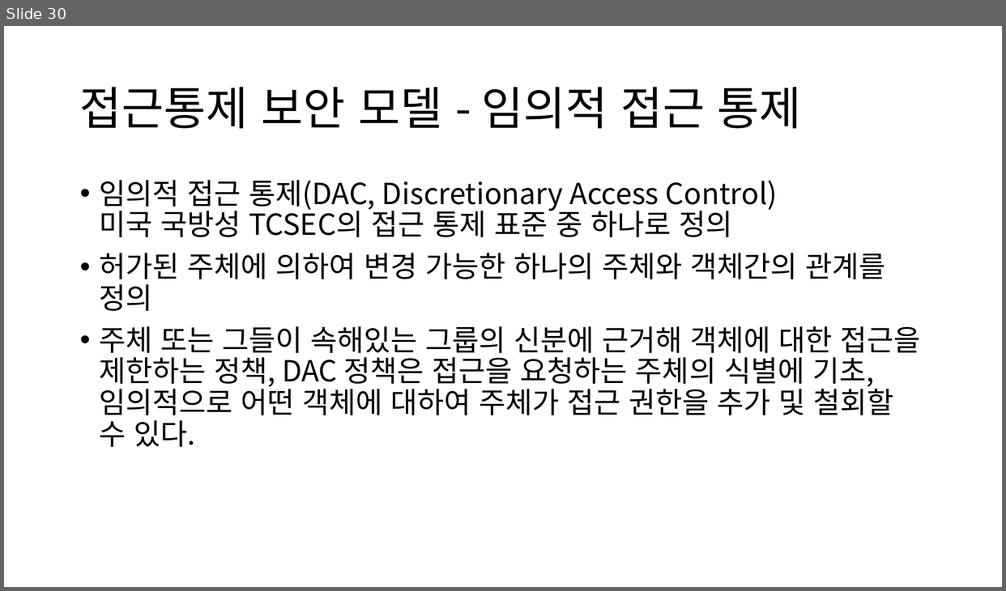
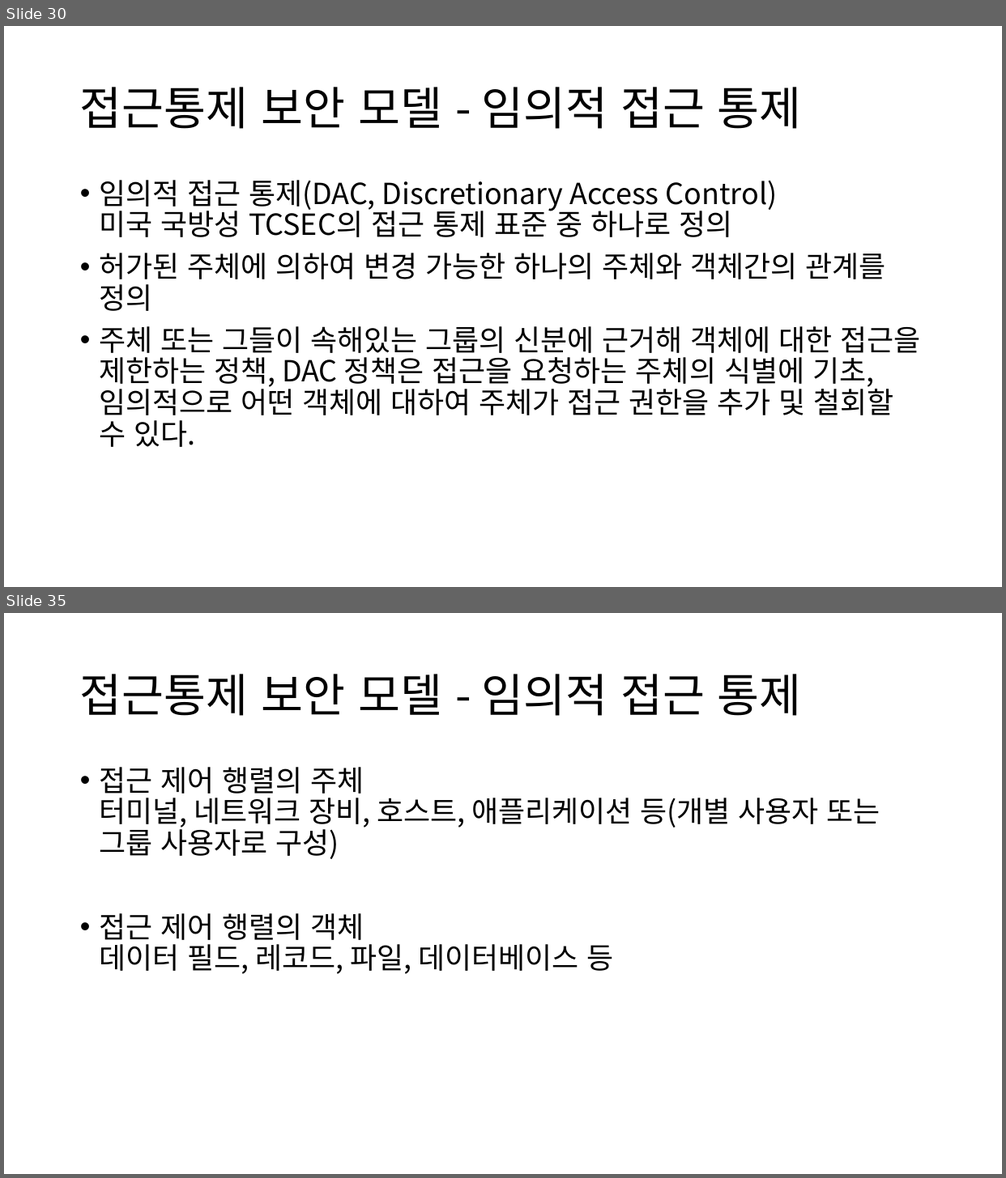
Before and after one commit to YJLII/Security, a slide deck: 정보보호론 Part 03 접근통제.pptx. Shown one above the other, each under a label of ours: slide 30 before the commit, slides 30 and 35 after it; the slides between them are not shown. The pictures are 1006x591 and 1006x1178 pixels, drawn with LibreOffice and Linux fonts; fonts in the diff are those of the drawing. Boxes give left, top, right and bottom in pixels: in the first picture for what was removed or moved away, otherwise in the second. Text is boxed around its words. In the diff, an @@ line names an element or a change of style, - is before the commit and + after.

```diff
--- a/정보보호론 Part 03 접근통제.pptx
+++ b/정보보호론 Part 03 접근통제.pptx
@@ slide 35 added at bbox=[4, 613, 1002, 1174], background #FFFFFF @@
@@ title added at bbox=[80, 674, 802, 716], 44 pt, text #000000 @@
+접근통제 보안 모델 - 임의적 접근 통제
@@ text added at bbox=[99, 767, 880, 974], 28 pt, text #000000 @@
+• 접근 제어 행렬의 주체
+  터미널, 네트워크 장비, 호스트, 애플리케이션 등(개별 사용자 또는 그룹 사용자로 구성)
+• 접근 제어 행렬의 객체
+  데이터 필드, 레코드, 파일, 데이터베이스 등
```
Also in this commit, not shown: 1 slide changed, 7 other slides added.
